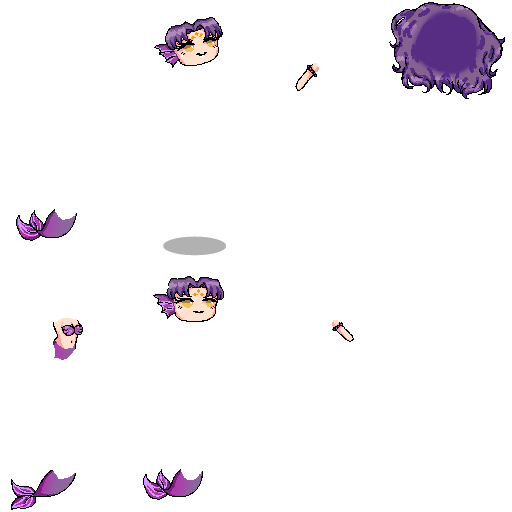
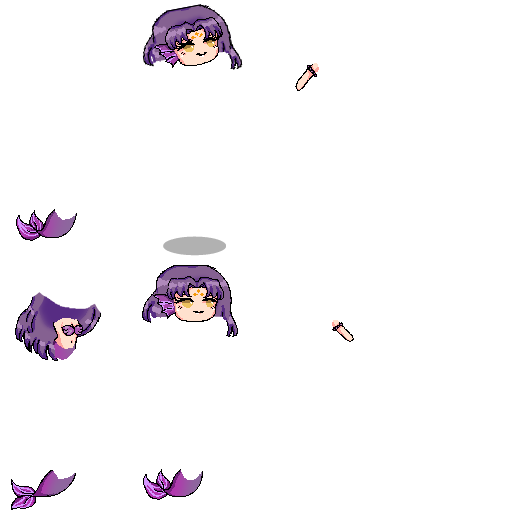
Two versions of the same layered image (w=512, h=512). Layer-by-layer changes:
hid "har", opacity 100% → 51% over [389, 2, 505, 99]
added group "COL Copy" with 13 layers in group "Rayella" over [15, 2, 505, 361]
added layer "Layer 13 Copy" in group "COL Copy" over [52, 27, 243, 351]
added layer "s Copy" in group "COL Copy" over [53, 26, 243, 349]
added layer "Layer 11 Copy 2" (screen, 66%) in group "COL Copy" over [164, 2, 501, 289]
added layer "Layer 17 Copy 2" in group "COL Copy" over [409, 4, 488, 81]
added layer "Layer 8 Copy 2" in group "COL Copy" over [164, 2, 505, 302]
added layer "h Copy 2" in group "COL Copy" over [162, 17, 224, 306]
added layer "Layer 16 Copy" (color burn) in group "COL Copy" over [62, 65, 242, 336]
added layer "acc Copy" in group "COL Copy" over [53, 63, 243, 341]
added layer "Layer 7 Copy" in group "COL Copy" over [15, 46, 176, 361]
added layer "Layer 6 Copy" (multiply, 68%) in group "COL Copy" over [15, 43, 183, 361]
added layer "Layer 5 Copy" in group "COL Copy" over [15, 27, 215, 361]
added layer "tail Copy" in group "COL Copy" over [15, 28, 203, 361]
hid group "COL" (13 layers) over [15, 2, 505, 361]
hid "h" over [162, 2, 505, 306]
added group "Folder 1 Copy" with 2 layers above "Folder 1" over [142, 24, 243, 70]
added group "Folder 1" with 2 layers above "hisr Copy 7" over [142, 282, 238, 337]
added layer "Layer 2" in group "Folder 1" over [142, 282, 238, 337]
added layer "Layer 9" in group "Folder 1" over [143, 282, 238, 336]
added group "hisr Copy 7" with 5 layers above "hisr Copy 5" over [15, 292, 101, 361]
added layer "hisr Copy 8" in group "hisr Copy 7" over [15, 296, 101, 361]
added layer "Layer 8 Copy 6" in group "hisr Copy 7" over [15, 295, 96, 361]
added layer "h Copy 6" in group "hisr Copy 7" over [15, 292, 101, 361]
…and 17 more changes (17 added)
